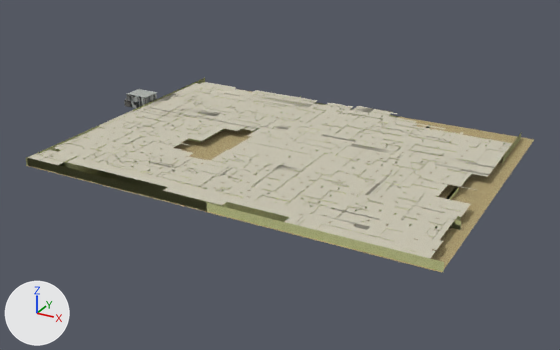
Before and after pictures for a commit that changed the OBJ model Source/The Backrooms/Models/kcl.obj.
Both versions are drawn from a 50 mm camera at (34432.0, -115890.0, 69679.0) aimed at (-48241.0, 34424.0, -5478.0). The lights are fixed; the arrows at lower left show +X, +Y and +Z. Where no turn or scale is listed for an object, it has been applied to the vertices. Vertices at the same position are counted once.

In view in the first picture: 'kcl'.
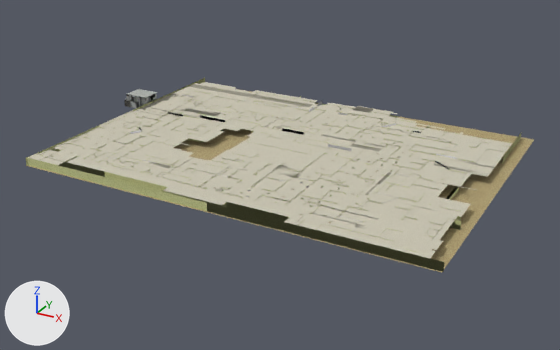
The newer file is also turned or shifted as a whole; pictures and numbers use the older file's frame.

The change, as JSON lines over the scene's bpy script:
```json
{"op": "add", "block": "mat_default1", "code": ["mat_default1 = principled_material('default1')", "mat_default1.base_color = (0.8, 0.8, 0.8)  # white #e7e7e7", "mat_default1.roughness = 0.0"]}
{"block": "me_kcl", "where": "# used by ob_kcl; location = (0.0, 0.0, 0.0)"}
{"op": "remove", "block": "me_kcl", "code": "me_kcl.from_pydata(...)  # 8080 vertices, 8013 faces; spans x -103596.0..2914.0, y 0.0..73329.0, z -384.0..3576.0"}
{"op": "add", "block": "me_kcl", "code": "me_kcl.from_pydata(...)  # 8031 vertices, 8083 faces; spans x -103596.0..2914.0, y 0.0..73329.0, z -951.0..3576.0"}
{"block": "me_kcl", "change": "me_kcl part 1: 15 vertices moved from x -78780.0..-3900.0, y 5880.0..66552.0, z 1872.0 to x -81852.0..-3132.0, y 5880.0..66936.0, z 1872.0; 233 vertices removed from x -102720.0..-1980.0, y 5496.0..71160.0, z 996.0..1944.0; 204 vertices added at x -96444.0..-5436.0, y 2812.0..71160.0, z -951.0..2636.0"}
{"block": "me_kcl", "change": "me_kcl part 2: 1652 kept faces spanning x -95616.0..2914.0, y 384.0..73329.0, z -170.0..1944.0 get new texture (UV) coordinates"}
{"op": "add", "block": "me_kcl", "code": "me_kcl.materials.append(mat_default1)  # white #e7e7e7"}
```

Pixel boxes (x1, y1, x2, y2) of what changed, in the pictures (560 x 350 px; the box of a moved part takes in the faces that stretch with it):
```json
{"part": 1, "of": "me_kcl", "change": "moved or reshaped", "before": [83, 82, 508, 244], "after": [95, 86, 490, 244]}
{"part": 2, "of": "me_kcl", "change": "surface changed", "before": [27, 82, 509, 272], "after": [27, 82, 509, 272]}
```
